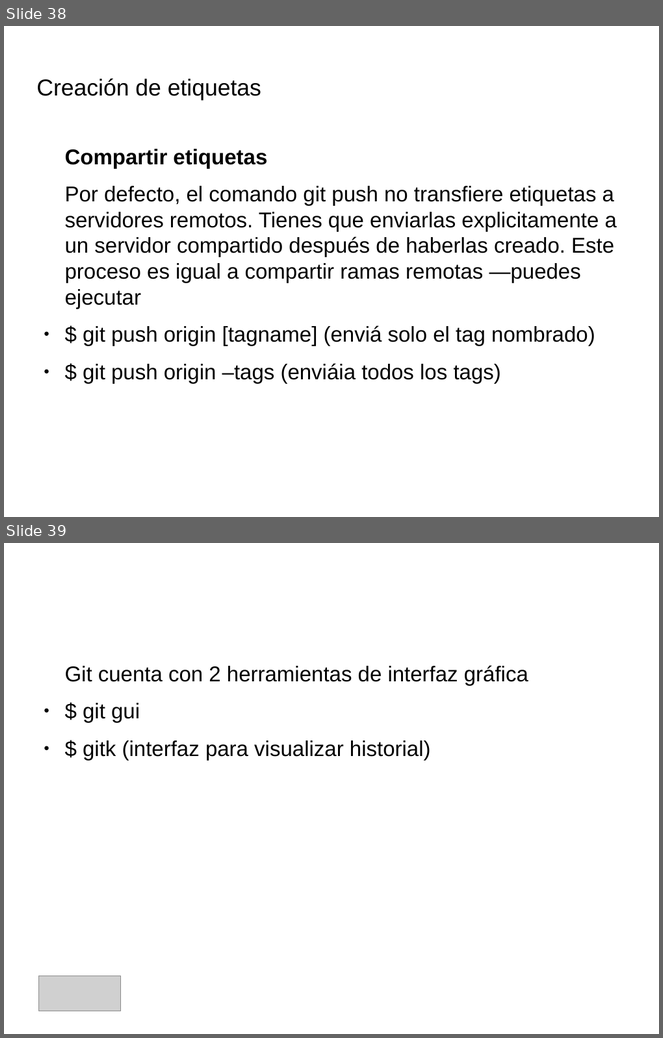
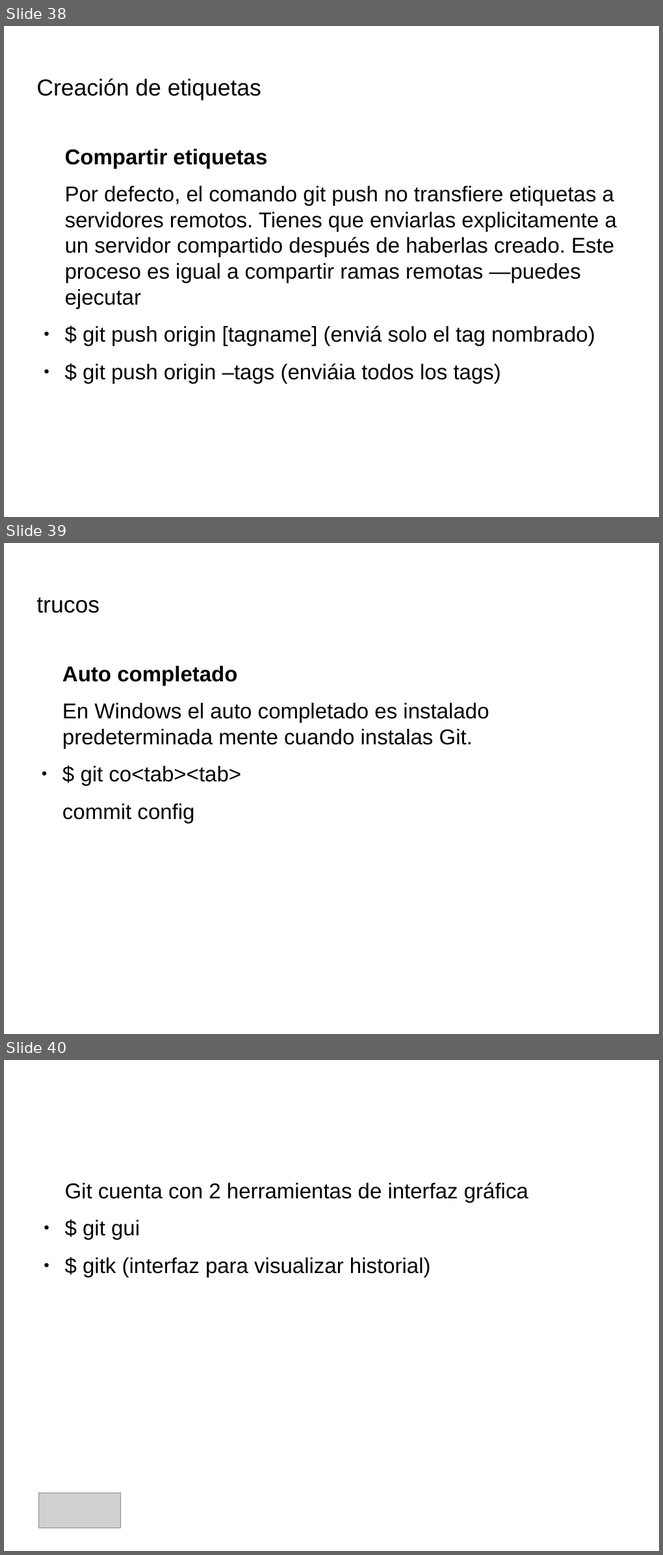
Before and after one commit to IllanPedro/Hardware, a slide deck: CursoGIT,GITHUB,SOURCETREE/Precentacion_Git.odp. Shown one above the other, each under a label of ours: slides 38 and 39 before the commit, slides 38, 39 and 40 after it. The pictures are 663x1038 and 663x1555 pixels, drawn with LibreOffice and Linux fonts; fonts in the diff are those of the drawing; grey boxes stand for pictures; background and template pictures are left out. Boxes give left, top, right and bottom in pixels: in the first picture for what was removed or moved away, otherwise in the second. Text is boxed around its words. In the diff, an @@ line names an element or a change of style, - is before the commit and + after.

```diff
--- a/CursoGIT,GITHUB,SOURCETREE/Precentacion_Git.odp
+++ b/CursoGIT,GITHUB,SOURCETREE/Precentacion_Git.odp
@@ slide 39 added at (4,543,659,1034), background picture (left out) @@
@@ title added at (36,598,100,613), 28 pt, text #000000 @@
+trucos
@@ text added at (62,666,489,824), 26 pt, text #000000 @@
+Auto completado
+En Windows el auto completado es instalado predeterminada mente cuando instalas Git.
+● $ git co<tab><tab>
+commit config
@@ what was slide 39 is now slide 40 @@
```
Also in this commit, not shown: 1 other file.
